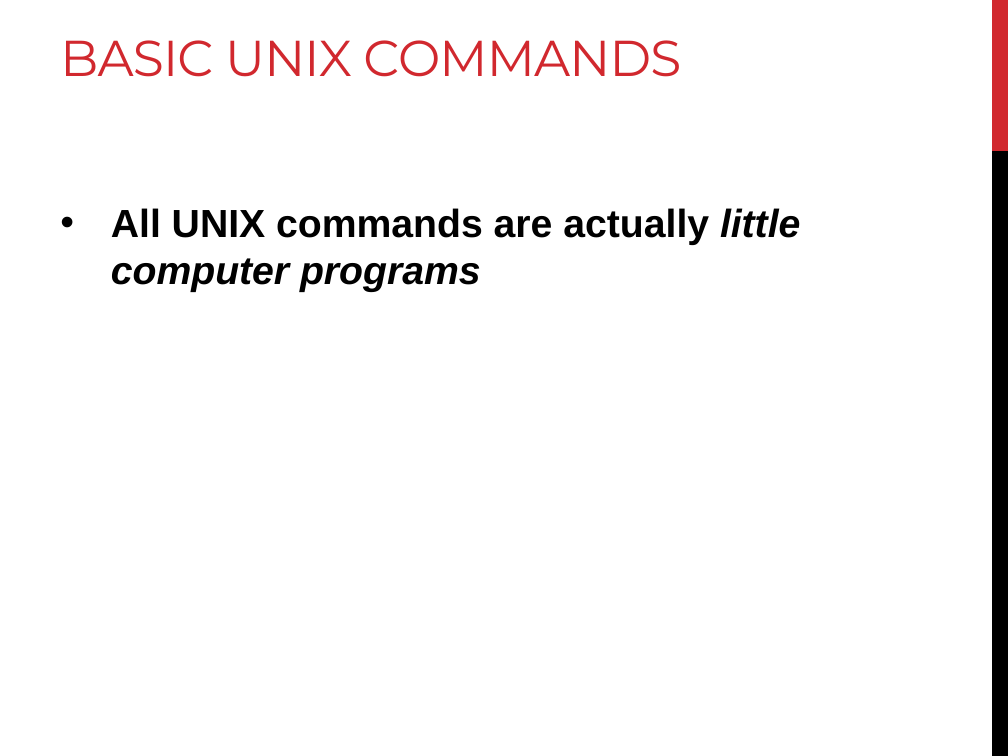
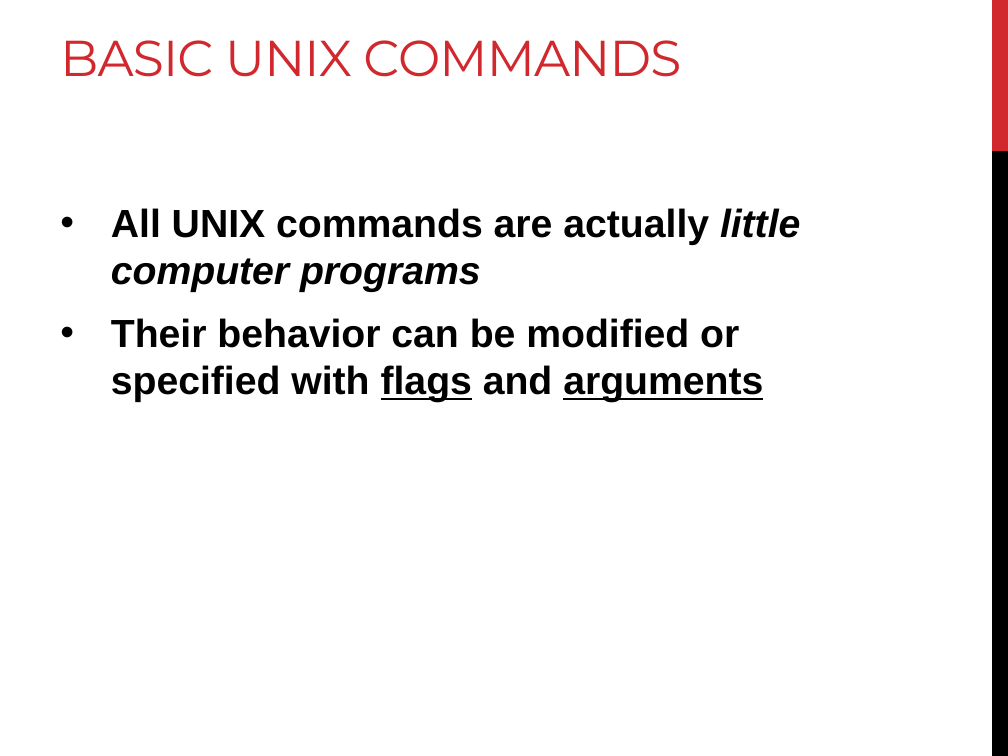
Before and after one commit to sjspielman/lacawac2017, a slide deck: slide 15 of day2/commandline.pptx. Drawn at 1008x756 pixels with LibreOffice and Linux fonts; fonts in the diff are those of the drawing. Boxes give left, top, right and bottom in pixels: in the first picture for what was removed or moved away, otherwise in the second. Text is boxed around its words. In the diff, an @@ line names an element or a change of style, - is before the commit and + after.

```diff
--- a/day2/commandline.pptx
+++ b/day2/commandline.pptx
@@ text at <box>111,318,763,402</box>: paragraph added @@
+• Their behavior can be modified or specified with flags and arguments
```
Also in this commit, not shown: 2 other slides changed, 2 slides added, 1 slide removed, 8 other files.
